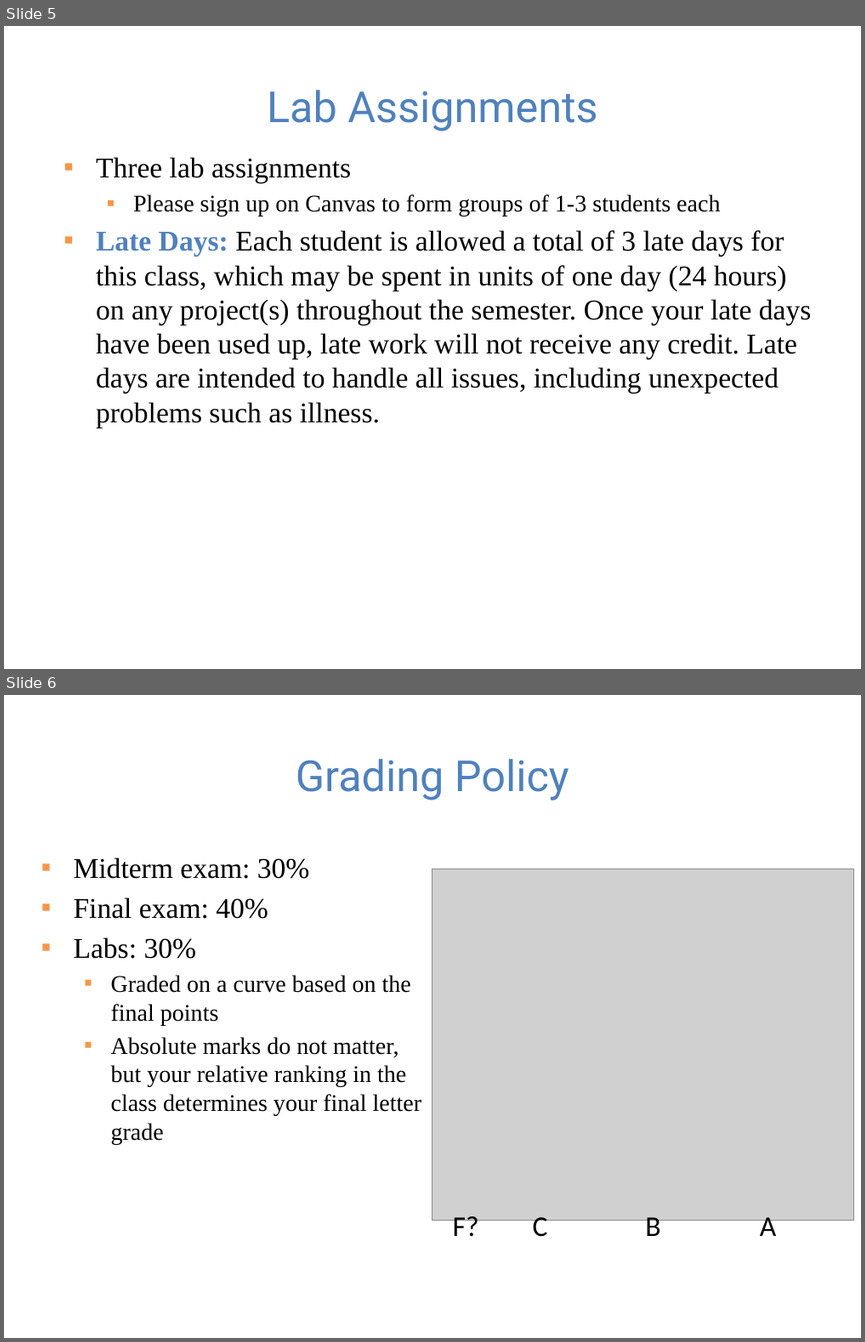
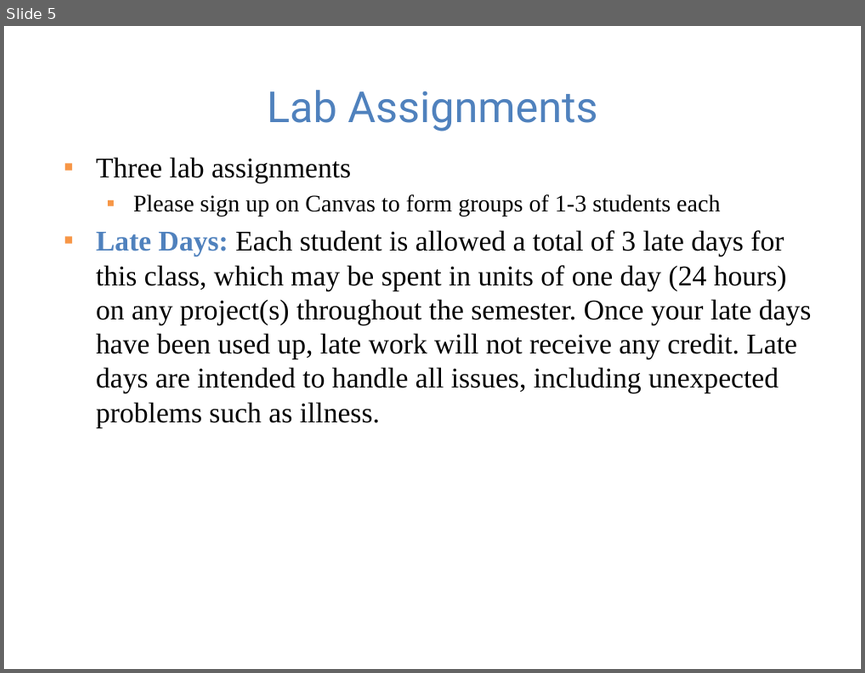
Before and after one commit to guhofstra/CSC111Sp26, a slide deck: PPTs/L0 course overview.pptx. Shown one above the other, each under a label of ours: slides 5 and 6 before the commit, slide 5 after it. The pictures are 865x1342 and 865x673 pixels, drawn with LibreOffice and Linux fonts; fonts in the diff are those of the drawing; grey boxes stand for pictures. Boxes give left, top, right and bottom in pixels: in the first picture for what was removed or moved away, otherwise in the second. Text is boxed around its words. In the diff, an @@ line names an element or a change of style, - is before the commit and + after.

```diff
--- a/PPTs/L0 course overview.pptx
+++ b/PPTs/L0 course overview.pptx
@@ slide 6 removed at box(4, 695, 861, 1338), background #FFFFFF @@
@@ title removed at box(296, 759, 569, 800) @@
-Grading Policy
@@ text removed at box(74, 857, 422, 1144) @@
-▪ Midterm exam: 30%
-▪ Final exam: 40%
-▪ Labs: 30%
-  ▪ Graded on a curve based on the final points
-  ▪ Absolute marks do not matter, but your relative ranking in the class determines your final letter grade
@@ picture removed at box(432, 869, 853, 1219) @@
@@ text removed at box(453, 1213, 479, 1236) @@
-F?
@@ text removed at box(533, 1213, 548, 1236) @@
-C
@@ text removed at box(645, 1217, 660, 1243) @@
-B
@@ text removed at box(760, 1213, 776, 1236) @@
-A
```
Also in this commit, not shown: 1 slide added, 1 other file.
